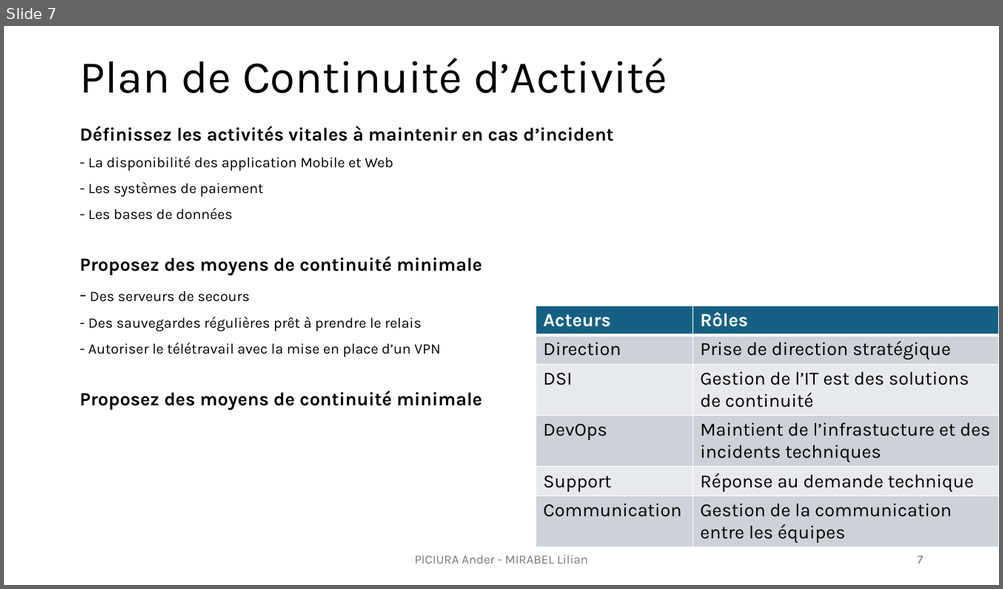
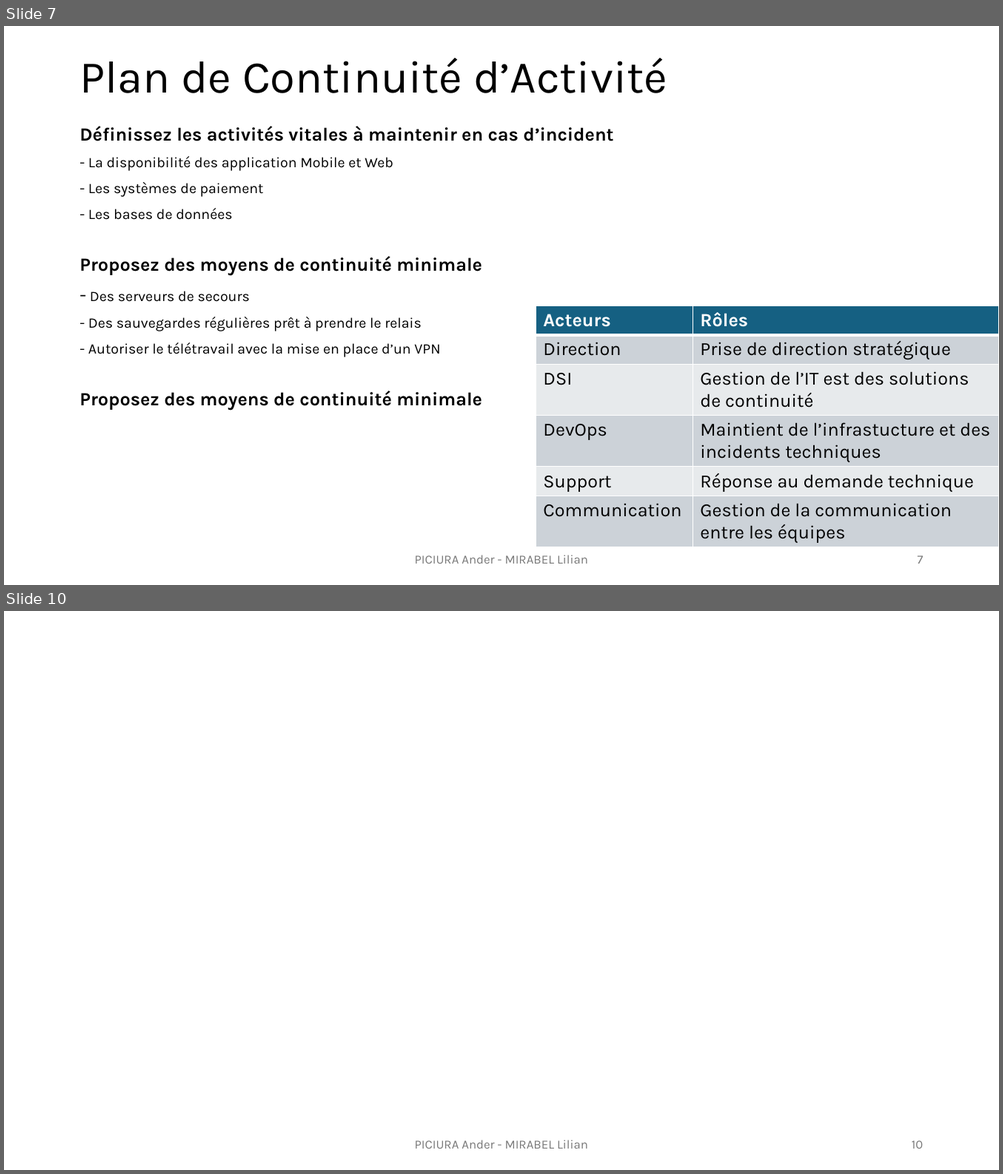
Before and after one commit to lilianmirabel/TPodoo, a slide deck: TP6_Exploitation_faille_0day_Lilian_Ander.pptx. Shown one above the other, each under a label of ours: slide 7 before the commit, slides 7 and 10 after it; the slides between them are not shown. The pictures are 1003x589 and 1003x1174 pixels, drawn with LibreOffice and Linux fonts; fonts in the diff are those of the drawing. Boxes give left, top, right and bottom in pixels: in the first picture for what was removed or moved away, otherwise in the second. Text is boxed around its words. In the diff, an @@ line names an element or a change of style, - is before the commit and + after.

```diff
--- a/TP6_Exploitation_faille_0day_Lilian_Ander.pptx
+++ b/TP6_Exploitation_faille_0day_Lilian_Ander.pptx
@@ slide 10 added at (x1=4, y1=611, x2=999, y2=1170), background #FFFFFF @@
@@ text added at (x1=415, y1=1140, x2=588, y2=1149), 12 pt, text #797979 @@
+PICIURA Ander - MIRABEL Lilian
@@ page number added at (x1=911, y1=1141, x2=922, y2=1149), 12 pt, text #797979 @@
+10
```
Also in this commit, not shown: 1 slide changed, 1 other slide added.
